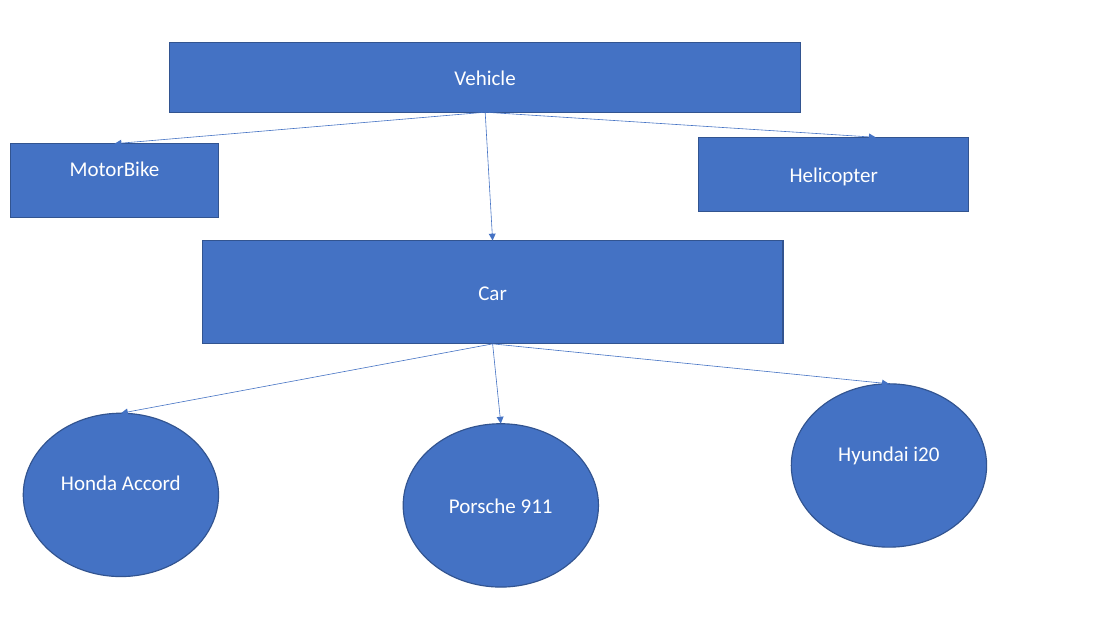
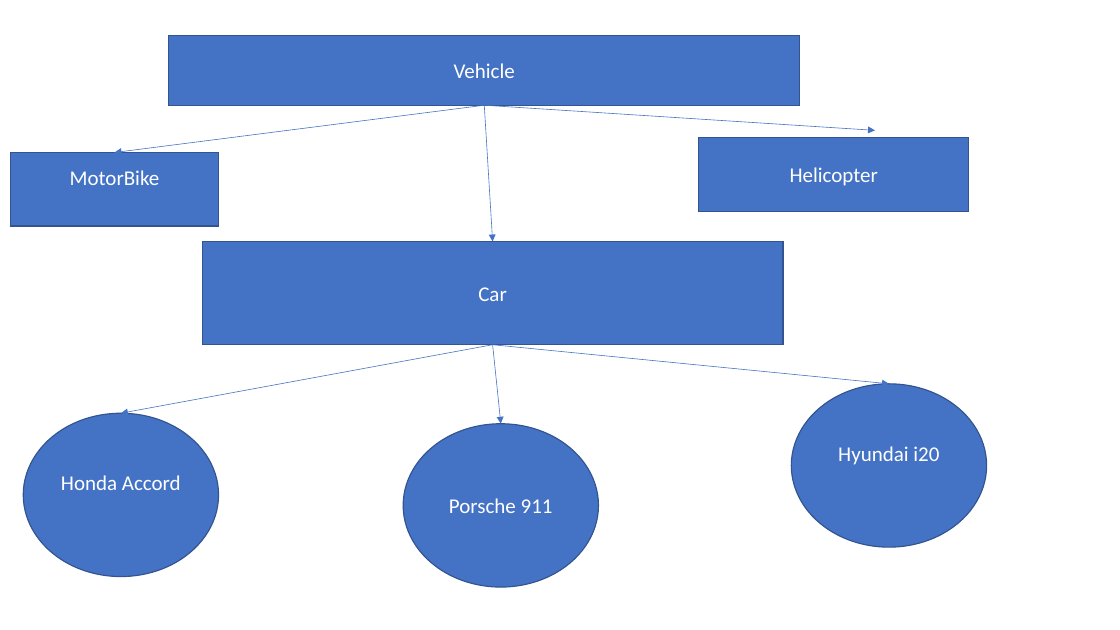
Before and after one commit to rajatmw1999/A-dance-of-python, a slide deck: slide 2 of Object Oriented Programming.pptx. Drawn at 1120x630 pixels with LibreOffice and Linux fonts; fonts in the diff are those of the drawing. Boxes give left, top, right and bottom in pixels: in the first picture for what was removed or moved away, otherwise in the second. Text is boxed around its words. In the diff, an @@ line names an element or a change of style, - is before the commit and + after.

```diff
--- a/Object Oriented Programming.pptx
+++ b/Object Oriented Programming.pptx
@@ rectangle "Vehicle": place and size @@
-rectangle "Vehicle" at box(170, 43, 801, 113)
+rectangle "Vehicle" at box(169, 36, 800, 106)
@@ arrow moved from (486, 113) - (114, 144) to (485, 105) - (114, 153) @@
@@ arrow moved from (486, 113) - (876, 138) to (485, 105) - (875, 130) @@
@@ arrow moved from (486, 113) - (492, 240) to (485, 105) - (492, 242) @@
@@ rectangle "MotorBike": place and size @@
-rectangle "MotorBike" at box(10, 144, 218, 218)
+rectangle "MotorBike" at box(10, 153, 218, 227)
```
Also in this commit, not shown: 8 other files.
